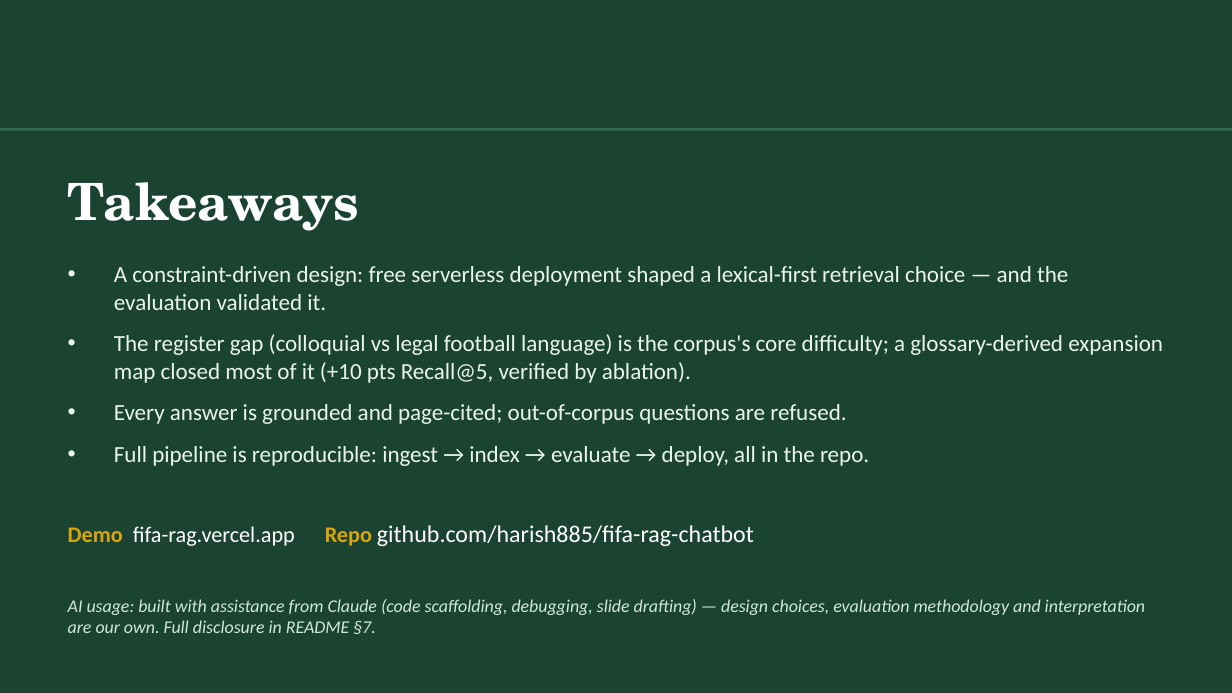
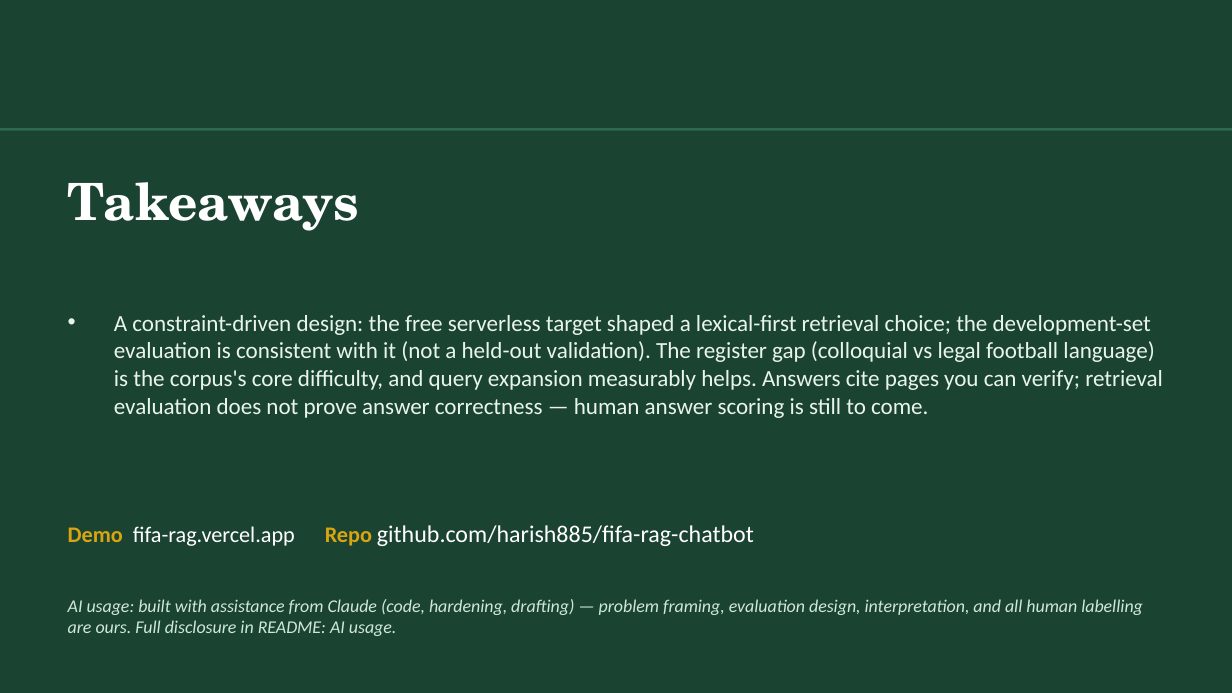
Before and after one commit to harish885/fifa-rag-chatbot, a slide deck: slide 12 of laws_rag_presentation.pptx (slide 10 before the commit). Drawn at 1232x693 pixels with LibreOffice and Linux fonts; fonts in the diff are those of the drawing. Boxes give left, top, right and bottom in pixels: in the first picture for what was removed or moved away, otherwise in the second. Text is boxed around its words. In the diff, an @@ line names an element or a change of style, - is before the commit and + after.

Commit message:
Production & academic hardening pass
- rag/ reusable retrieval core (shared by API, eval, notebook, tests)
- fix token-boundary query expansion (keeper/var bug) + history-aware retrieval
- page-diverse retrieval; cleaned sentence-aware ingestion; regenerate chunks
- rename Recall@k -> Page Hit Rate@k; richer results.json; dev-set metadata
- answer-level eval harness + deterministic citation checks; corpus provenance
- API hardening (typed models, status, citation-validated sources, timeouts)
- patch Starlette CVE-2026-48710 (fastapi 0.136.3); split deploy/dev reqs
- 77 tests + CI (pytest, eval regression, notebook, pip-audit)
- rewrite README, notebook, slide deck (correct metrics/claims)

```diff
--- a/laws_rag_presentation.pptx
+++ b/laws_rag_presentation.pptx
@@ text at box(114, 315, 1163, 418): text changed @@
-• A constraint-driven design: free serverless deployment shaped a lexical-first retrieval choice — and the evaluation validated it.
-• The register gap (colloquial vs legal football language) is the corpus's core difficulty; a glossary-derived expansion map closed most of it (+10 pts Recall@5, verified by ablation).
-• Every answer is grounded and page-cited; out-of-corpus questions are refused.
-• Full pipeline is reproducible: ingest → index → evaluate → deploy, all in the repo.
+• A constraint-driven design: the free serverless target shaped a lexical-first retrieval choice; the development-set evaluation is consistent with it (not a held-out validation). The register gap (colloquial vs legal football language) is the corpus's core difficulty, and query expansion measurably helps. Answers cite pages you can verify; retrieval evaluation does not prove answer correctness — human answer scoring is still to come.
@@ text at box(68, 599, 1143, 636): text changed @@
-AI usage: built with assistance from Claude (code scaffolding, debugging, slide drafting) — design choices, evaluation methodology and interpretation are our own. Full disclosure in README §7.
+AI usage: built with assistance from Claude (code, hardening, drafting) — problem framing, evaluation design, interpretation, and all human labelling are ours. Full disclosure in README: AI usage.
```
Also in this commit, not shown: 9 other slides changed, 2 slides added, 44 other files.
